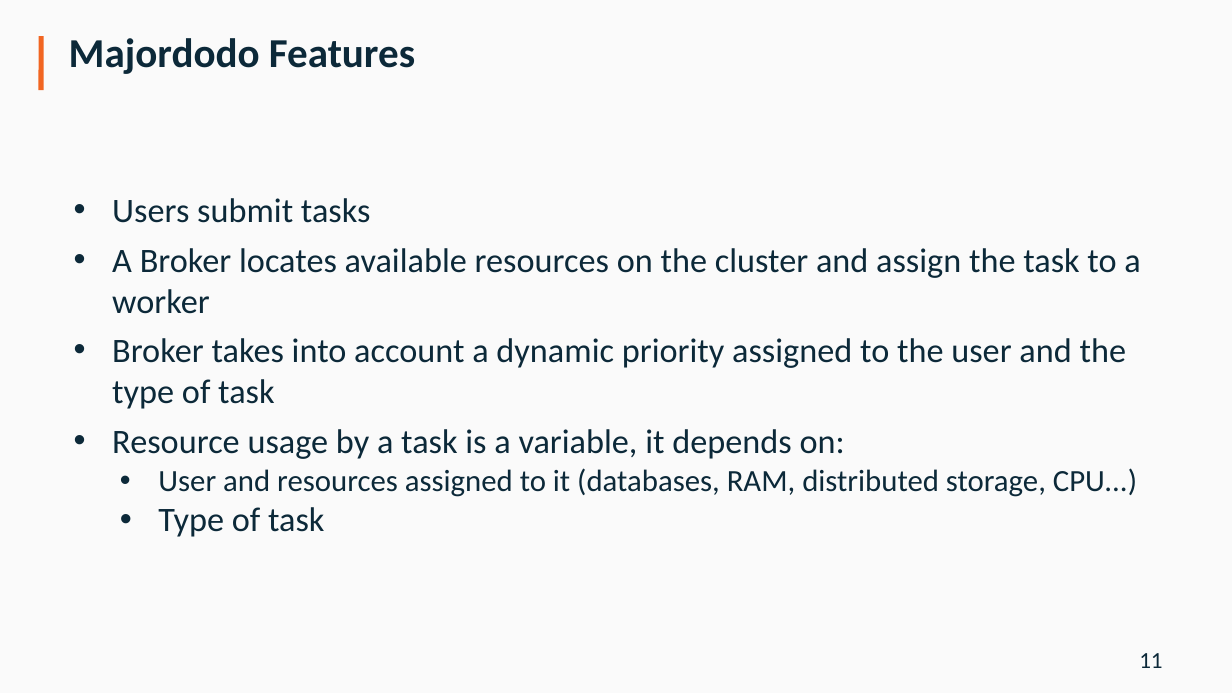
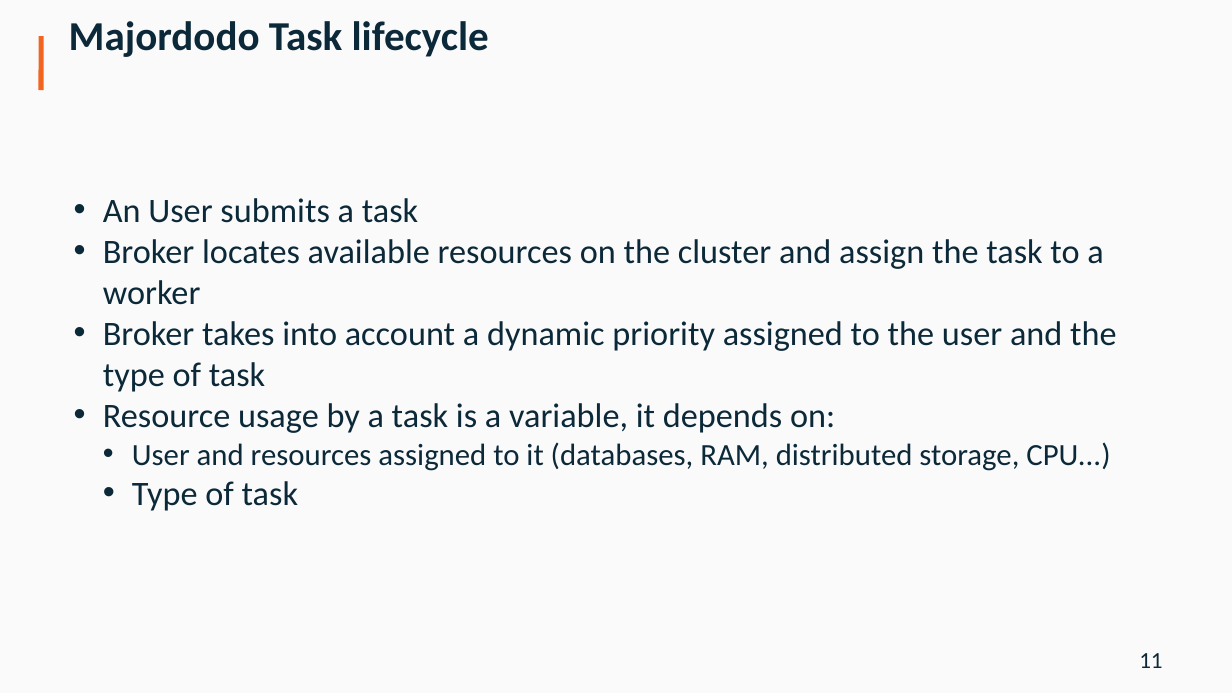
Before and after one commit to diennea/majordodo, a slide deck: slide 11 of docs/Diennea_Olivelli_ApacheCon16.pptx. Drawn at 1232x693 pixels with LibreOffice and Linux fonts; fonts in the diff are those of the drawing; background and template pictures are left out. Boxes give left, top, right and bottom in pixels: in the first picture for what was removed or moved away, otherwise in the second. Text is boxed around its words. In the diff, an @@ line names an element or a change of style, - is before the commit and + after.

```diff
--- a/docs/Diennea_Olivelli_ApacheCon16.pptx
+++ b/docs/Diennea_Olivelli_ApacheCon16.pptx
@@ text at (69,21,489,57): text changed @@
-Majordodo Features
+Majordodo Task lifecycle
@@ text at (103,198,1103,305): text changed @@
-• Users submit tasks
-• A Broker locates available resources on the cluster and assign the task to a worker
+• An User submits a task
+• Broker locates available resources on the cluster and assign the task to a worker
@@ text at (103,321,1116,511): indent changed; less space between paragraphs; line spacing 0.9 to 1 @@
```
Also in this commit, not shown: 18 other slides changed.
